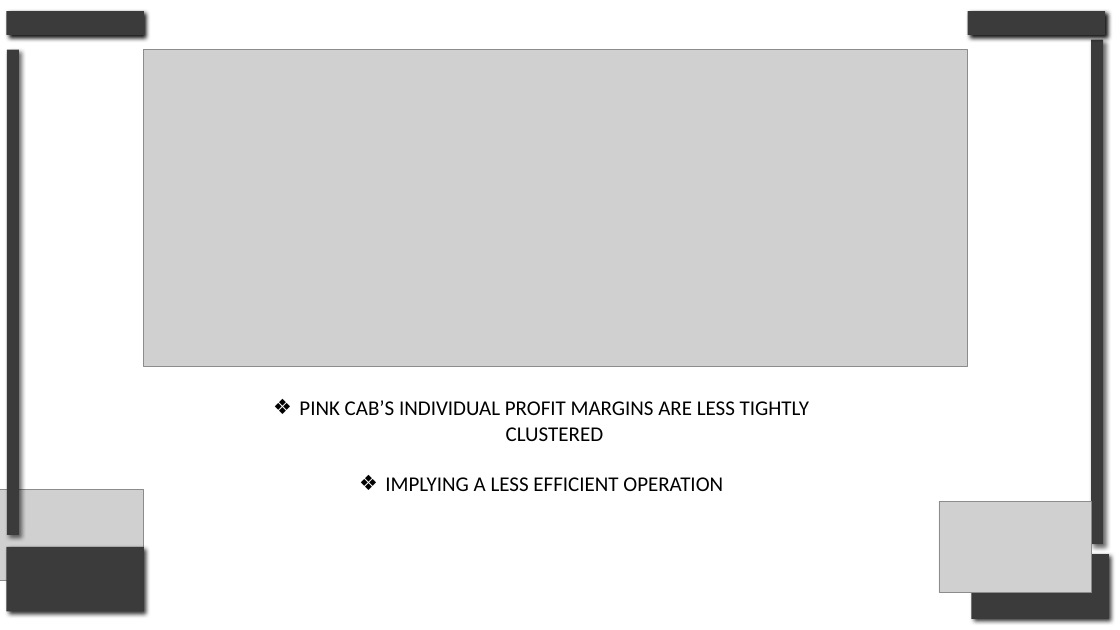
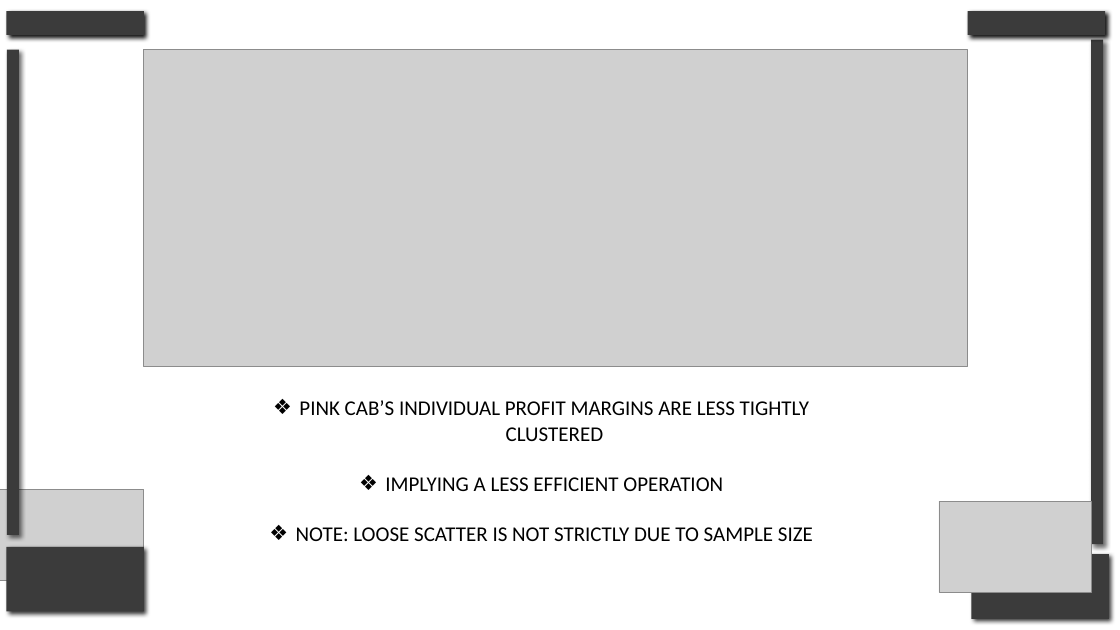
Before and after one commit to Drew5040/Portfolio, a slide deck: slide 19 of Sample1_Exploratory.Data.Analysis/eda.presentation.pptx. Drawn at 1120x630 pixels with LibreOffice and Linux fonts; fonts in the diff are those of the drawing; grey boxes stand for pictures. Boxes give left, top, right and bottom in pixels: in the first picture for what was removed or moved away, otherwise in the second. Text is boxed around its words. In the diff, an @@ line names an element or a change of style, - is before the commit and + after.

```diff
--- a/Sample1_Exploratory.Data.Analysis/eda.presentation.pptx
+++ b/Sample1_Exploratory.Data.Analysis/eda.presentation.pptx
@@ text at (296,527,813,541): paragraph added @@
+❖ NOTE: LOOSE SCATTER IS NOT STRICTLY DUE TO SAMPLE SIZE
```
Also in this commit, not shown: 16 other slides changed, 2 slides added, 1 slide removed.
